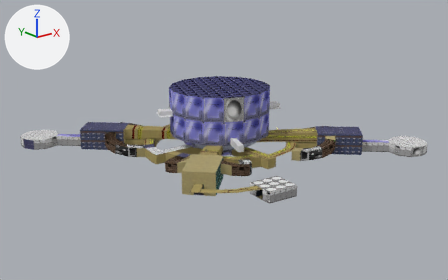
The Blender file Project Files/Assets/Models/Maps/vault.blend: old version first, new version second.
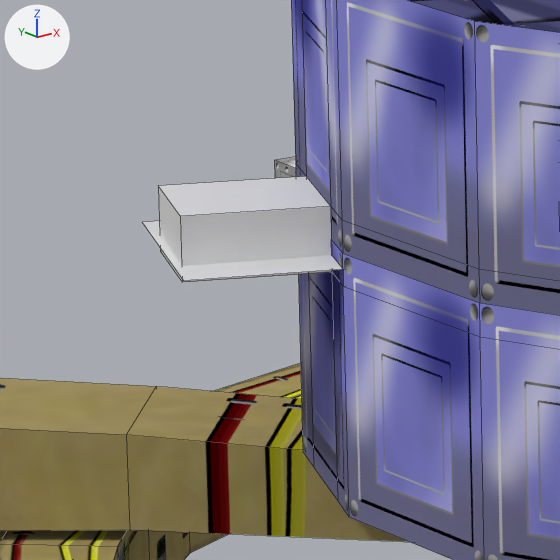
The first picture shows the older version from a 50 mm lens placed at (-177.6, -225.1, 93.5), pointed at (-0.1, -3.3, 4.7). The close-ups show both versions on the part from 32% to 43% of the width and 33% to 50% of the height of that picture; other places that the commit changed are outside them. Arrows for +X, +Y and +Z are at upper left; the lights stay in place. The close-ups show mesh edges as thin lines.

Script lines for the objects in view, before the commit:
```python
me_cylinder_002 = bpy.data.meshes.new('Cylinder.002')
me_cylinder_002.from_pydata(...)  # 117 vertices, 95 faces; spans x -23.3..23.4, y -23.4..23.4, z -7.1..14.7
# faces by material slot: [86, 8, 1]
me_cylinder_002.materials.append(mat_vault_wall_9)  # picture img_vault_wall_9_png
me_cylinder_002.materials.append(mat_vault_wall_3_material)  # picture img_vault_wall_3_png_001
me_cylinder_002.materials.append(mat_vault_floor_8)
me_cylinder_006 = bpy.data.meshes.new('Cylinder.006')
me_cylinder_006.from_pydata(...)  # 10 vertices, 6 faces; spans x -7.92..4.64, y -4.4..6.85, z -0.41..0.28
me_cylinder_006.materials.append(mat_material_009)  # its picture is missing
# before: 0 (-2.13, -4.14, 0.28) at pixel (343, 269), 1 (1.46, 4.42, 0.28), 8 (-7.92, -1.72, 0.28) at pixel (183, 280), 9 (-4.33, 6.85, 0.28) at pixel (142, 222)
me_cylinder_007 = bpy.data.meshes.new('Cylinder.007')
me_cylinder_007.from_pydata(...)  # 12 vertices, 5 faces; spans x -2.77..4.6, y -3.78..3.01, z -1.36..1.35
me_cylinder_007.materials.append(mat_material_008)  # its picture is missing
# before: 2 (4.6, 0.71, -1.36), 3 (2.72, -3.78, -1.36) at pixel (332, 272), 4 (-2.77, -1.47, 1.35) at pixel (180, 216), 5 (-0.89, 3.01, 1.35) at pixel (158, 185), 6 (-0.89, 3.01, -1.33) at pixel (160, 251)
# before: 7 (-2.77, -1.47, -1.33) at pixel (182, 282)
ob_sniping_spot_1 = bpy.data.objects.new('Sniping Spot 1', me_cylinder_006)
ob_sniping_spot_1.location = (-21.2, 8.89, 18.39)
ob_vault_room_sniper_nest_door_1 = bpy.data.objects.new('Vault Room Sniper Nest Door 1', me_cylinder_007)
ob_vault_room_sniper_nest_door_1.location = (-25.19, 10.56, 19.34)
ob_vault_room_top = bpy.data.objects.new('Vault Room Top', me_cylinder_002)
ob_vault_room_top.location = (-0.03, 0.02, 15.61)
# also in view: 'Blue Floor 1 Hallway' at (-19.7, 17.5, 2.2); 'Blue Floor 2 Hallway' at (-23.0, 21.7, 7.1)
```
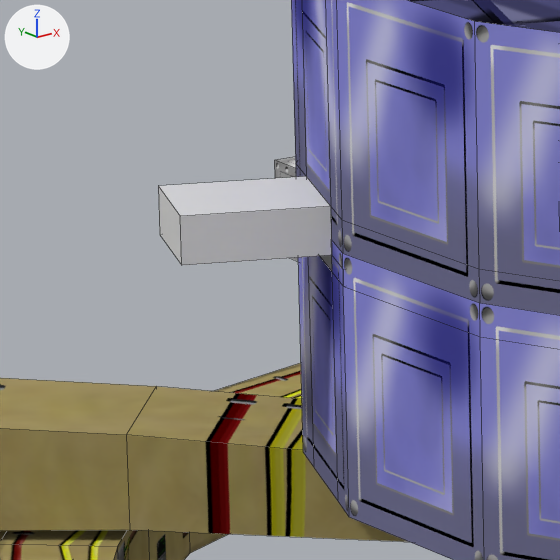
Where the change shows, as pixel boxes (x1, y1, x2, y2) in the close-ups (560 x 560 px):
'Vault Room Sniper Nest Door 1', reshaped (16% shorter): before (158, 176, 332, 282); after (158, 176, 332, 265)
'Sniping Spot 1', reshaped: before (142, 221, 342, 281); after (320, 255, 332, 271)
part 1 of me_cylinder_006, deleted: before (142, 221, 342, 281)
part 2 of me_cylinder_007, built on: before (180, 216, 332, 282); after (159, 215, 332, 265)

The change in detail:
me_cylinder_006 has 10 vertices, 6 faces and spans x -7.92..4.64, y -4.4..6.85, z -0.41..0.28.
me_cylinder_006 is used by ob_sniping_spot_1; location (-21.2, 8.89, 18.39).
Verts and faces of me_cylinder_006; kept vertices keep their numbers, new ones are numbered from 10.
Part 1, on me_cylinder_006:
Vertices deleted: 8, 9 (with the faces that use them).
me_cylinder_007 has 12 vertices, 5 faces and spans x -2.77..4.6, y -3.78..3.01, z -1.36..1.35.
me_cylinder_007 is used by ob_vault_room_sniper_nest_door_1; location (-25.19, 10.56, 19.34).
Verts and faces of me_cylinder_007; kept vertices keep their numbers, new ones are numbered from 12.
Part 2, on me_cylinder_007:
Vertices 2, 3, 6, 7 move by (0.0, 0.0, 0.69).
New faces: (4, 7, 6, 5).
